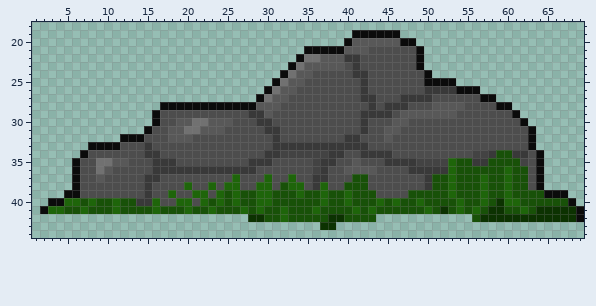
Sprite sheet, stored at assets/stone.png. The first picture shows the starting point.
The file is 70x70 pixels. Shown: x 1..69, y 18..44.
After:
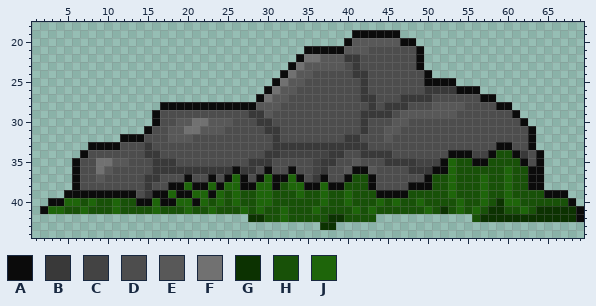
Palette (. is transparent): A #0b0b0b  B #393939  C #434343  D #4d4d4d  E #585858  F #717171  G #0c3201  H #185108  J #1e650a
Changes in this commit:
@@ x 1..69 @@
 32 ...........AAADDDEEEDDDDDDDDDDBDDDDDDDDBBDDDEDDDDDDDDDDDDDDDDDA......
-33 .......AAAADDDBDDDDDDDDDDDDDDDBBBBBBBBBBBBDDDDDDDDDDDDDDDDDDDDA......
-34 ......ADDDDDDDBBDDDDDDDDDDDDDBBCCCCCCBBDDBBBBDDDDDDDDDDCCBHHBBDA.....
-35 .....ADDFFEEDDDBBBDDDDDDDDDBBBDDDDDCBBDDEDDDBBBBCCCCJHHBBHHHHCDA.....
-36 .....ADDFEDDDDDBBBBBBBBBBBBBDDDDDDDCBDDEEEEDDDDBBBBBJHHHHHHJHHDA.....
-37 .....ADDEDDDDDBBDDDDDDDDDJDDDJDDJDDBBDDDHHDDDDDDDBHHJHHHJHHJHHDA.....
-38 .....ADDDDDDDDBDDDDJDDJDJJDDJJDHJJDBJDDHHHDDDDDDDBHHJHHHJHHJHHDA.....
-39 ....AADDDDDDDDBDDJDDJJDJHJHHJJHHHJHHJHHJHHHDDDDHHHHHJHHHJHHJHHHHAAA..
-40 ..AAJJHJHHJHHBBJDDJJDJHJHJHHJJHHHHHHJHHJHHHJHJHHJHHHHJHHJHGJJHHHHHHA.
+33 .......AAAADDDBDDDDDDDDDDDDDDDBBBBBBBBBBBBDDDDDDDDDDDDDDDDAADDA......
+34 ......ADDDDDDDBBDDDDDDDDDDDDDBBCCCCCCBBDDBBBBDDDDDDDAAACCAHHABDA.....
+35 .....ADDFFEEDDDBBBDDDDDDDDDBBBDDDDDCBBDDEDDDBBBBCCCAJHHAAHHHHADA.....
+36 .....ADDFEDDDDDBBBBBBBBBBABBDADDADDCBDDEAAEDDDDBBBAAJHHHHHHJHHAA.....
+37 .....ADDEDDDDDBBDDDADDADAJADAJAAJADBADDAHHADDDDDDAHHJHHHJHHJHHAA.....
+38 .....ADDDDDDDDBDDAAJAAJAJJAAJJAHJJAAJAAHHHADDDDAAAHHJHHHJHHJHHAA.....
+39 ....AAAAAAAAADBAAJAAJJAJHJHHJJHHHJHHJHHJHHHAAAAHHHHHJHHHJHHJHHHHAAA..
+40 ..AAJJHJHHJHHAAJAAJJAJHJHJHHJJHHHHHHJHHJHHHJHJHHJHHHHJHHJHGJJHHHHHHA.
 41 .AJJHHJHHHJHHHHJHHHJHHJHHHJHJHHJHHHJHHHHJHJHHHHHHJHGHJHJHGGHHJHGGGGGA
Boxes around the changes in both pictures, in picture pixels (x1, y1, x2, y2):
changed: (80, 142, 536, 206)
